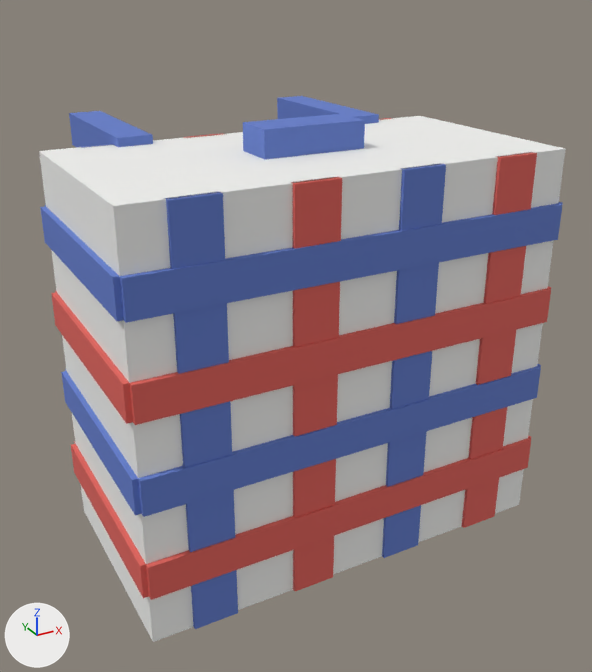
The glTF model assets/models/character/cosmetics/back_bag.glb as it was, and as the next commit left it.
One viewpoint serves both versions: a 50 mm lens placed at (-0.434, -1.102, 1.201), pointed at (0.06, -0.203, 0.751). The axes (+X, +Y, +Z) are drawn at lower left. The lights are the same throughout. The picture after the commit comes second. Vertices at exactly the same position are counted once.

The first picture shows 'Torso'.
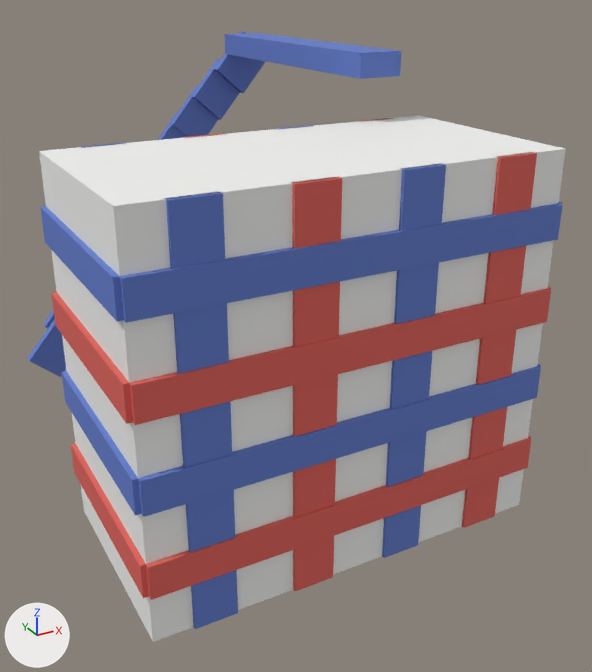
Boxes [x1, y1, x2, y2] around the edits, measured in the pictures (592 x 672 px):
'Torso', reshaped (12% taller)
    before: [39, 96, 566, 642]
    after: [28, 31, 566, 642]
part 1 of me_torso, added (blue)
    after: [225, 33, 401, 79]
part 2 of me_torso, deleted (blue)
    before: [243, 114, 365, 160]
part 3 of me_torso, deleted (blue)
    before: [69, 111, 153, 147]
part 4 of me_torso, deleted (blue)
    before: [277, 96, 379, 124]
part 5 of me_torso, added
    after: [28, 31, 266, 377]

The change, as a list of edits to the scene's bpy script:
```text
Change me_torso:
    used by ob_torso; location = (0.0, 0.0, 0.55)
    remove me_torso.from_pydata(...)  # 224 vertices, 336 faces; spans x -0.256..0.256, y -0.466..-0.02, z 0.02..0.51
    add me_torso.from_pydata(...)  # 296 vertices, 444 faces; spans x -0.256..0.256, y -0.466..0.219, z 0.02..0.568
    me_torso part 1: a new loose piece, a box spanning x 0.14..0.2, y -0.22..0.18, z 0.535..0.565, in mat_bagblue (blue #617ccb)
    me_torso part 2: the loose piece of 8 vertices spanning x -0.06..0.06, y -0.355..-0.305, z 0.48..0.51 is deleted
    me_torso part 3: the loose piece of 8 vertices spanning x -0.17..-0.13, y -0.22..-0.02, z 0.45..0.49 is deleted
    me_torso part 4: the loose piece of 8 vertices spanning x 0.13..0.17, y -0.22..-0.02, z 0.45..0.49 is deleted
    me_torso part 5
    44 vertices are added at x -0.237..0.168, y 0.133..0.219, z 0.052..0.511
    44 new vertices lie (0.049, 0.0, 0.057) away from vertices in x -0.237..0.168, y 0.133..0.219, z 0.052..0.511
    132 new faces join them, mat_bagblue (blue #617ccb)
```
